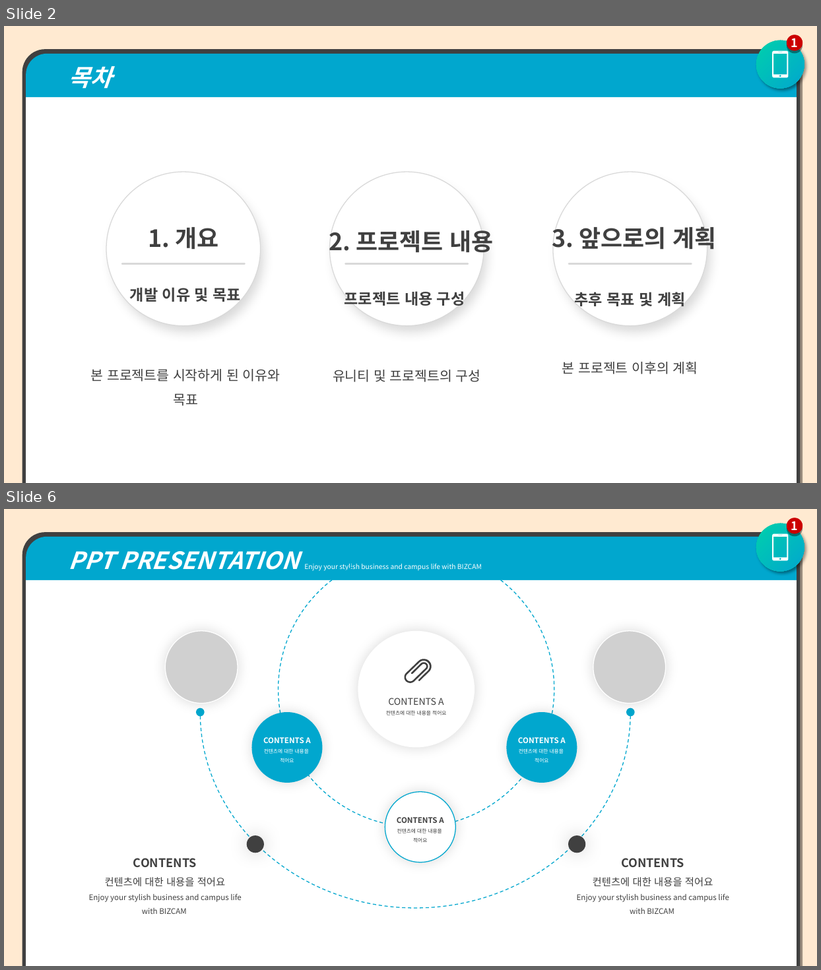
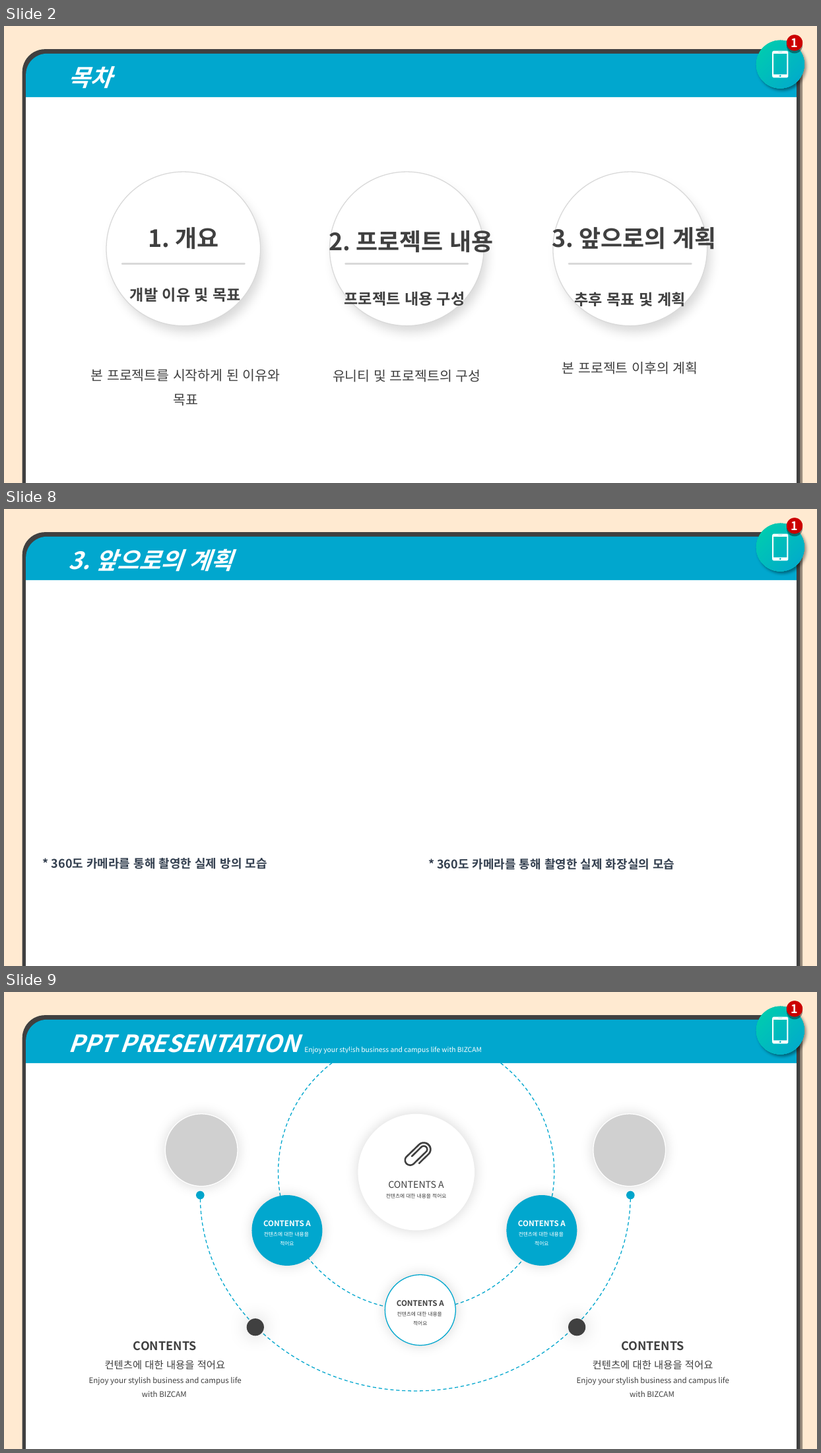
Before and after one commit to jangho1016/2022_1_CapstoneDesign, a slide deck: Final Assignments/파라노이드 팀 발표용 PPT.pptx. Shown one above the other, each under a label of ours: slides 2 and 6 before the commit, slides 2, 8 and 9 after it; the slides between them are not shown. The pictures are 821x970 and 821x1453 pixels, drawn with LibreOffice and Linux fonts; fonts in the diff are those of the drawing; grey boxes stand for pictures. Boxes give left, top, right and bottom in pixels: in the first picture for what was removed or moved away, otherwise in the second. Text is boxed around its words. In the diff, an @@ line names an element or a change of style, - is before the commit and + after.

```diff
--- a/Final Assignments/파라노이드 팀 발표용 PPT.pptx
+++ b/Final Assignments/파라노이드 팀 발표용 PPT.pptx
@@ slide 8 added at box(4, 509, 817, 966), background #FFEAD1 @@
@@ ellipse added at box(757, 524, 805, 572), fill gradient #01A7CE to #00D0AC @@
@@ ellipse added at box(787, 518, 803, 533), fill #CC0000, 14 pt, text #FFFFFF, bold @@
+1
@@ round same rect added at box(22, 532, 801, 966), fill #404040 @@
@@ round same rect added at box(26, 537, 797, 966), fill #01A7CE, 28 pt, text #FFFFFF, bold, italic @@
+  3. 앞으로의 계획
@@ freeform shape added at box(773, 534, 789, 561), fill #FFFFFF @@
@@ rectangle added at box(26, 580, 797, 966), fill #FFFFFF @@
@@ text added at box(52, 858, 267, 869), 14 pt, text #333F50, bold @@
+* 360도 카메라를 통해 촬영한 실제 방의 모습
@@ text added at box(437, 859, 675, 870), 14 pt, text #333F50, bold @@
+* 360도 카메라를 통해 촬영한 실제 화장실의 모습
@@ what was slide 6 is now slide 9 @@
```
Also in this commit, not shown: 1 slide changed, 4 other slides added, 2 slides removed, 1 other file.
